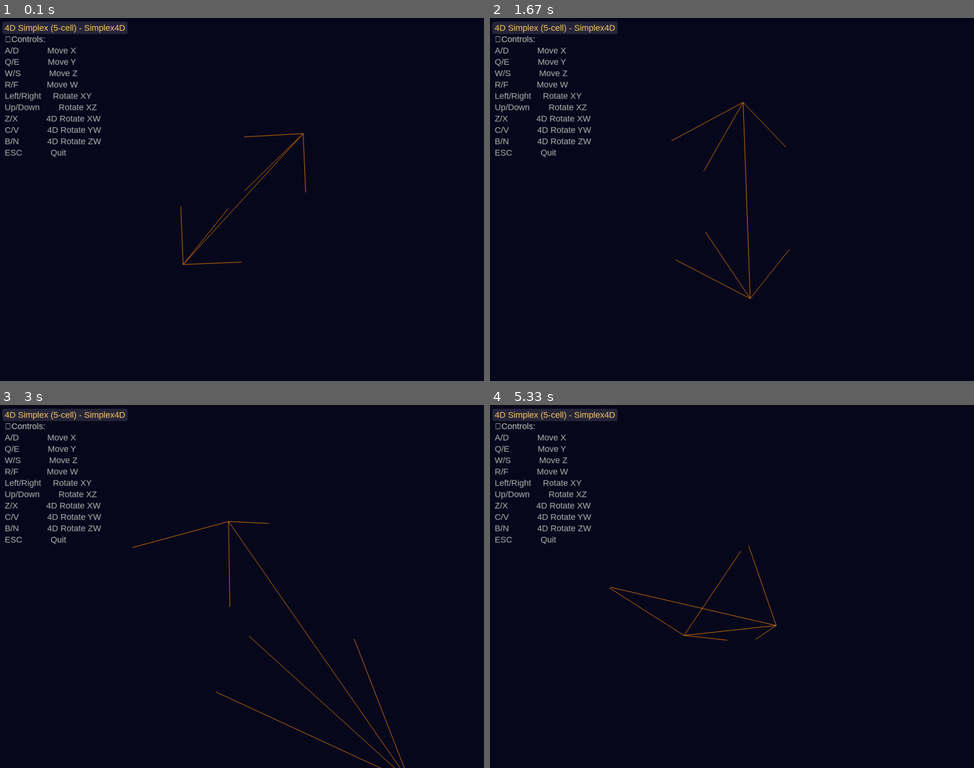
Above: before the commit, frames 1-4 (two rows, left to right).
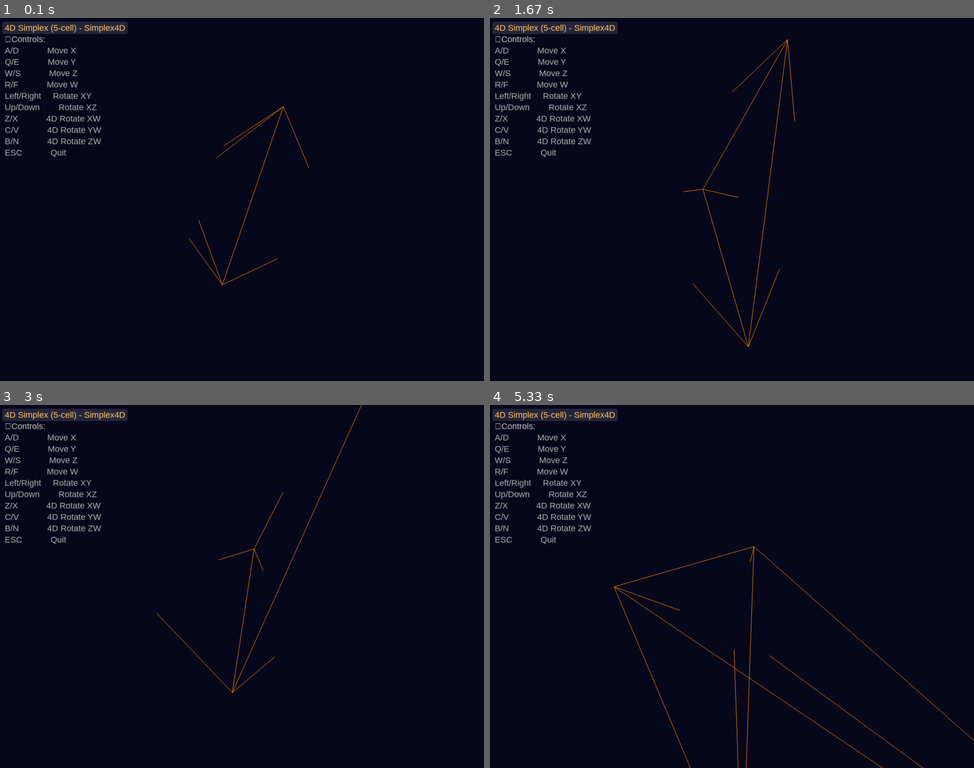
Above: after the commit, the same moments.

Repository: S1mplector/hypersim
Game: pygame game, started from examples/pygame_simplex.py
Same seed, same stepped clock (60 frames per second), same inputs: the game is played once before the commit and once after it.
Inputs (mouse positions are in pixels of both pictures, inside the frame that each line leads up to):
- Up to frame 1 (0.1 s): no input
- Up to frame 2 (1.67 s): hold C 0.33-0.8 s; hold Right 0.33-0.8 s; move the mouse to (712, 214) at 0.37 s; hold V 0.83-1.3 s; hold Right 0.83-1.3 s; move the mouse to (886, 188) at 0.87 s; tap F at 0.9, 1.2, 1.4 s; tap Z at 0.98 s; hold B from 1.33 s (still down); hold Right from 1.33 s (still down); tap X at 1.48 s
- Up to frame 3 (3 s): tap F at 1.7, 1.9, 2.2, 2.4, 2.73 s; release B at 1.8 s; release Right at 1.8 s; hold Right 1.83-2.3 s; hold Up 2.33-2.63 s; tap Z at 2.48 s; hold Right from 2.67 s (still down); tap X at 2.82 s
- Up to frame 4 (5.33 s): tap F at 3.03, 3.23, 3.53, 3.8, 4.13, 4.47, 4.77, 4.9, 5.3 s; release Right at 3.13 s; hold Left 3.17-3.7 s; hold N 3.73-4.03 s; hold Down 3.73-4.03 s; tap Z at 3.88, 4.98 s; hold Down 4.07-4.37 s; tap X at 4.22 s; hold Left 4.4-4.8 s; hold Up 4.83-5.2 s; hold Right from 5.23 s (still down)

The runs differ from the first frame. In frame 1, 0.7% of the frame differs, in the area x 37-64%, y 24-74%; in frame 2, 1.0%; in frame 3, 1.1%; in frame 4, 1.3%, in the area x 24-100%, y 38-100%.

Commit message:
refactor: rename rotation angle parameters to use shorter plane names

Diff:
--- a/examples/pygame_simplex.py
+++ b/examples/pygame_simplex.py
@@ -23,9 +23,9 @@
 
     # Apply initial rotation for better viewing angle
     simplex.rotate(
-        angle_xy=0.4,   # Initial XY rotation
-        angle_xw=0.3,   # Initial 4D rotation
-        angle_zw=0.2    # Initial 4D rotation
+        xy=0.4,   # Initial XY rotation
+        xw=0.3,   # Initial 4D rotation
+        zw=0.2    # Initial 4D rotation
     )
 
     # Camera/movement variables
@@ -105,25 +105,25 @@
 
         # Rotation controls (Arrow keys + additional keys for 4D rotations)
         if keys[pygame.K_LEFT]:  # Rotate around Y axis
-            simplex.rotate(angle_xy=-rotation_speed * dt)
+            simplex.rotate(xy=-rotation_speed * dt)
         if keys[pygame.K_RIGHT]:  # Rotate around Y axis
-            simplex.rotate(angle_xy=rotation_speed * dt)
+            simplex.rotate(xy=rotation_speed * dt)
         if keys[pygame.K_UP]:  # Rotate around X axis
-            simplex.rotate(angle_xz=rotation_speed * dt)
+            simplex.rotate(xz=rotation_speed * dt)
         if keys[pygame.K_DOWN]:  # Rotate around X axis
-            simplex.rotate(angle_xz=-rotation_speed * dt)
+            simplex.rotate(xz=-rotation_speed * dt)
         if keys[pygame.K_z]:  # 4D rotation XW plane
-            simplex.rotate(angle_xw=rotation_speed * dt)
+            simplex.rotate(xw=rotation_speed * dt)
         if keys[pygame.K_x]:  # 4D rotation XW plane
-            simplex.rotate(angle_xw=-rotation_speed * dt)
+            simplex.rotate(xw=-rotation_speed * dt)
         if keys[pygame.K_c]:  # 4D rotation YW plane
-            simplex.rotate(angle_yw=rotation_speed * dt)
+            simplex.rotate(yw=rotation_speed * dt)
         if keys[pygame.K_v]:  # 4D rotation YW plane
-            simplex.rotate(angle_yw=-rotation_speed * dt)
+            simplex.rotate(yw=-rotation_speed * dt)
         if keys[pygame.K_b]:  # 4D rotation ZW plane
-            simplex.rotate(angle_zw=rotation_speed * dt)
+            simplex.rotate(zw=rotation_speed * dt)
         if keys[pygame.K_n]:  # 4D rotation ZW plane
-            simplex.rotate(angle_zw=-rotation_speed * dt)
+            simplex.rotate(zw=-rotation_speed * dt)
 
         # Apply camera position to simplex (move simplex relative to camera)
         simplex.set_position([-camera_pos[0], -camera_pos[1], -camera_pos[2], 1.0 - camera_pos[3]])
--- a/examples/pygame_sixteen_cell.py
+++ b/examples/pygame_sixteen_cell.py
@@ -21,9 +21,9 @@
 
     # Apply initial rotation for better viewing angle
     sixteen_cell.rotate(
-        angle_xy=0.3,   # Initial XY rotation
-        angle_xw=0.2,   # Initial 4D rotation
-        angle_zw=0.1    # Initial 4D rotation
+        xy=0.3,   # Initial XY rotation
+        xw=0.2,   # Initial 4D rotation
+        zw=0.1    # Initial 4D rotation
     )
 
     # Camera/movement variables
@@ -107,25 +107,25 @@
 
         # Rotation controls (Arrow keys + additional keys for 4D rotations)
         if keys[pygame.K_LEFT]:  # Rotate around Y axis (XY plane)
-            sixteen_cell.rotate(angle_xy=-rotation_speed * dt)
+            sixteen_cell.rotate(xy=-rotation_speed * dt)
         if keys[pygame.K_RIGHT]:  # Rotate around Y axis (XY plane)
-            sixteen_cell.rotate(angle_xy=rotation_speed * dt)
+            sixteen_cell.rotate(xy=rotation_speed * dt)
         if keys[pygame.K_UP]:  # Rotate around X axis (XZ plane)
-            sixteen_cell.rotate(angle_xz=rotation_speed * dt)
+            sixteen_cell.rotate(xz=rotation_speed * dt)
         if keys[pygame.K_DOWN]:  # Rotate around X axis (XZ plane)
-            sixteen_cell.rotate(angle_xz=-rotation_speed * dt)
+            sixteen_cell.rotate(xz=-rotation_speed * dt)
         if keys[pygame.K_z]:  # 4D rotation XW plane
-            sixteen_cell.rotate(angle_xw=rotation_speed * dt)
+            sixteen_cell.rotate(xw=rotation_speed * dt)
         if keys[pygame.K_x]:  # 4D rotation XW plane
-            sixteen_cell.rotate(angle_xw=-rotation_speed * dt)
+            sixteen_cell.rotate(xw=-rotation_speed * dt)
         if keys[pygame.K_c]:  # 4D rotation YW plane
-            sixteen_cell.rotate(angle_yw=rotation_speed * dt)
+            sixteen_cell.rotate(yw=rotation_speed * dt)
         if keys[pygame.K_v]:  # 4D rotation YW plane
-            sixteen_cell.rotate(angle_yw=-rotation_speed * dt)
+            sixteen_cell.rotate(yw=-rotation_speed * dt)
         if keys[pygame.K_b]:  # 4D rotation ZW plane
-            sixteen_cell.rotate(angle_zw=rotation_speed * dt)
+            sixteen_cell.rotate(zw=rotation_speed * dt)
         if keys[pygame.K_n]:  # 4D rotation ZW plane
-            sixteen_cell.rotate(angle_zw=-rotation_speed * dt)
+            sixteen_cell.rotate(zw=-rotation_speed * dt)
 
         # Apply camera position to 16-cell (move 16-cell relative to camera)
         sixteen_cell.set_position([-camera_pos[0], -camera_pos[1], -camera_pos[2], 1.0 - camera_pos[3]])
--- a/hypersim/objects/__init__.py
+++ b/hypersim/objects/__init__.py
@@ -2,8 +2,10 @@
 
 from .simplex_4d import Simplex4D  # noqa: F401
 from .sixteen_cell import SixteenCell  # noqa: F401
+from .hypercube import Hypercube  # noqa: F401
 
 __all__ = [
     'Simplex4D',
     'SixteenCell',
+    'Hypercube',
 ]
--- /dev/null
+++ b/hypersim/objects/hypercube.py
@@ -0,0 +1,89 @@
+"""4D Hypercube (Tesseract) implementation.
+
+This class defines a 4D hypercube with 16 vertices and 32 edges.
+Faces and cells are not strictly required by the current Pygame renderer,
+so we provide edges which are sufficient for wireframe rendering.
+"""
+from __future__ import annotations
+
+from typing import List, Tuple
+import numpy as np
+
+from ..core.math_4d import Vector4D
+from ..core.shape_4d import Shape4D
+
+
+class Hypercube(Shape4D):
+    """A 4D hypercube (tesseract)."""
+
+    def __init__(self, size: float = 1.0, **kwargs):
+        """Initialize a tesseract.
+
+        Args:
+            size: overall scale (edge length is proportional to size)
+            **kwargs: forwarded to `Shape4D`
+        """
+        super().__init__(**kwargs)
+        self.size = float(size)
+
+        # 16 vertices at all combinations of (±1, ±1, ±1, ±1)
+        # Scale them to control overall size
+        base = [-1.0, 1.0]
+        verts: List[Vector4D] = []
+        for x in base:
+            for y in base:
+                for z in base:
+                    for w in base:
+                        verts.append(np.array([x, y, z, w], dtype=np.float32))
+        # Normalize so that the default edge length is ~2, then scale by size/2 to make edge≈size
+        # Edge length between vertices that differ by one axis is 2. So to make edge≈size, multiply by (size/2).
+        scale = self.size / 2.0
+        self._base_vertices: List[Vector4D] = [v * scale for v in verts]
+
+        # Edges: connect vertices that differ in exactly one coordinate (Hamming distance 1)
+        # Index mapping for 4-bit binary to vertex index
+        def bits_to_index(bx: int, by: int, bz: int, bw: int) -> int:
+            return (bx << 3) | (by << 2) | (bz << 1) | bw
+
+        # Build a mapping from index -> coordinates in {-1,1}
+        idx_to_vec = []
+        for ix in range(2):
+            for iy in range(2):
+                for iz in range(2):
+                    for iw in range(2):
+                        idx_to_vec.append((ix, iy, iz, iw))
+
+        edges: List[Tuple[int, int]] = []
+        for index, (ix, iy, iz, iw) in enumerate(idx_to_vec):
+            # Flip each axis one at a time to connect neighbors; ensure j>i to avoid duplicates
+            neighbors = [
+                (1 - ix, iy, iz, iw),
+                (ix, 1 - iy, iz, iw),
+                (ix, ix, 1 - iz, iw) if False else (ix, iy, 1 - iz, iw),
+                (ix, iy, iz, 1 - iw),
+            ]
+            for nx, ny, nz, nw in neighbors:
+                j = (nx << 3) | (ny << 2) | (nz << 1) | nw
+                if j > index:
+                    edges.append((index, j))
+        self._edges: List[Tuple[int, int]] = edges
+
+        # For now faces and cells are omitted; they can be derived if needed later
+        self._faces: List[Tuple[int, ...]] = []
+        self._cells: List[Tuple[int, ...]] = []
+
+    @property
+    def vertices(self) -> List[Vector4D]:
+        return self._base_vertices
+
+    @property
+    def edges(self) -> List[Tuple[int, int]]:
+        return self._edges
+
+    @property
+    def faces(self) -> List[Tuple[int, ...]]:
+        return self._faces
+
+    @property
+    def cells(self) -> List[Tuple[int, ...]]:
+        return self._cells
